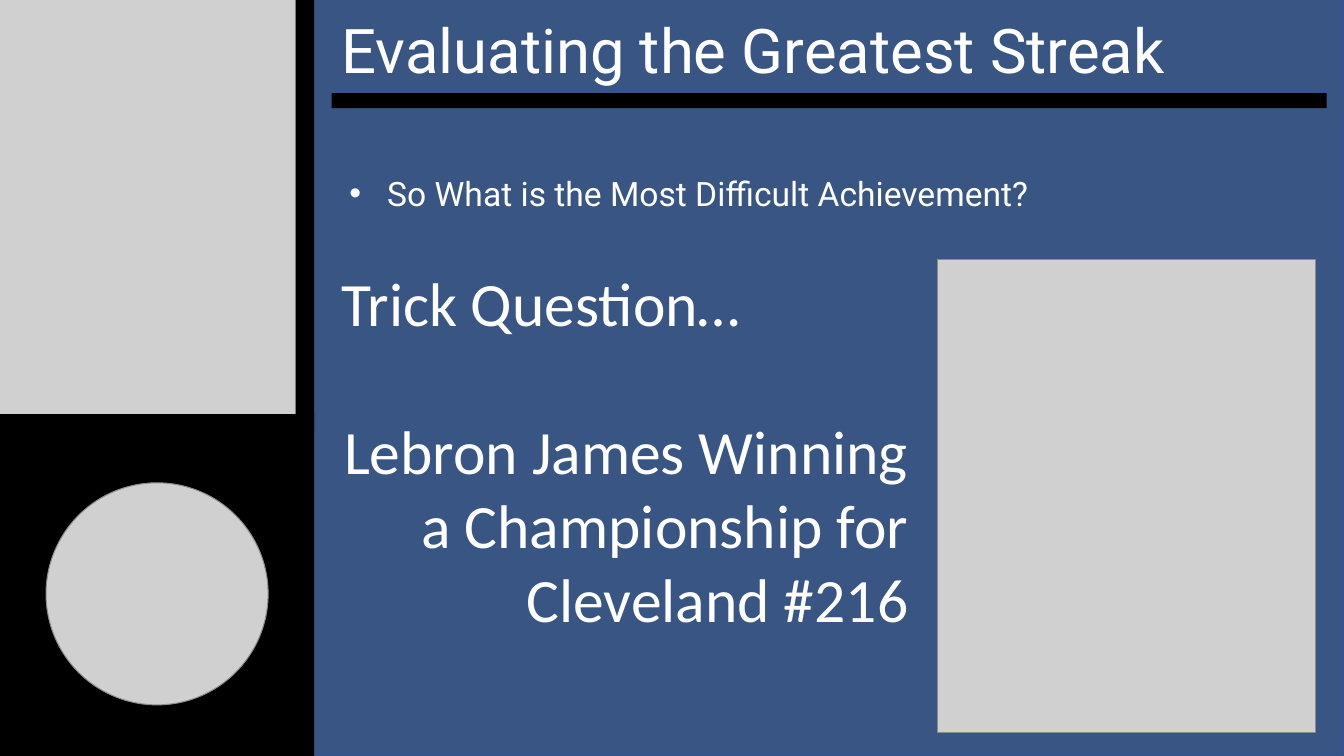
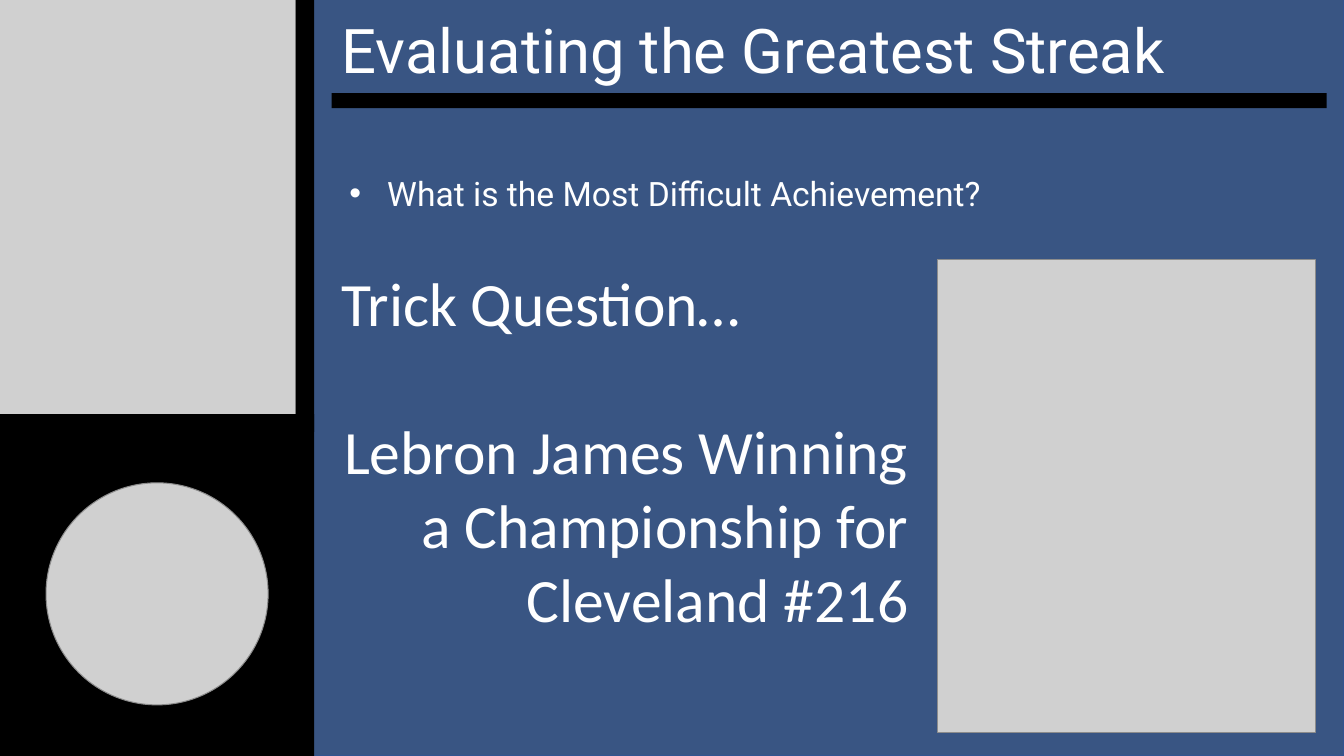
Before and after one commit to SuperMarioGiacomazzo/STOR538_WEBSITE, a slide deck: slide 17 of Slides/Baseball 7/Baseball_7_Lecture.pptx. Drawn at 1344x756 pixels with LibreOffice and Linux fonts; fonts in the diff are those of the drawing; grey boxes stand for pictures. Boxes give left, top, right and bottom in pixels: in the first picture for what was removed or moved away, otherwise in the second. Text is boxed around its words. In the diff, an @@ line names an element or a change of style, - is before the commit and + after.

```diff
--- a/Slides/Baseball 7/Baseball_7_Lecture.pptx
+++ b/Slides/Baseball 7/Baseball_7_Lecture.pptx
@@ text at box(387, 180, 980, 207): text changed @@
-• So What is the Most Difficult Achievement?
+• What is the Most Difficult Achievement?
```
Also in this commit, not shown: 2 other slides changed, 4 other files.
